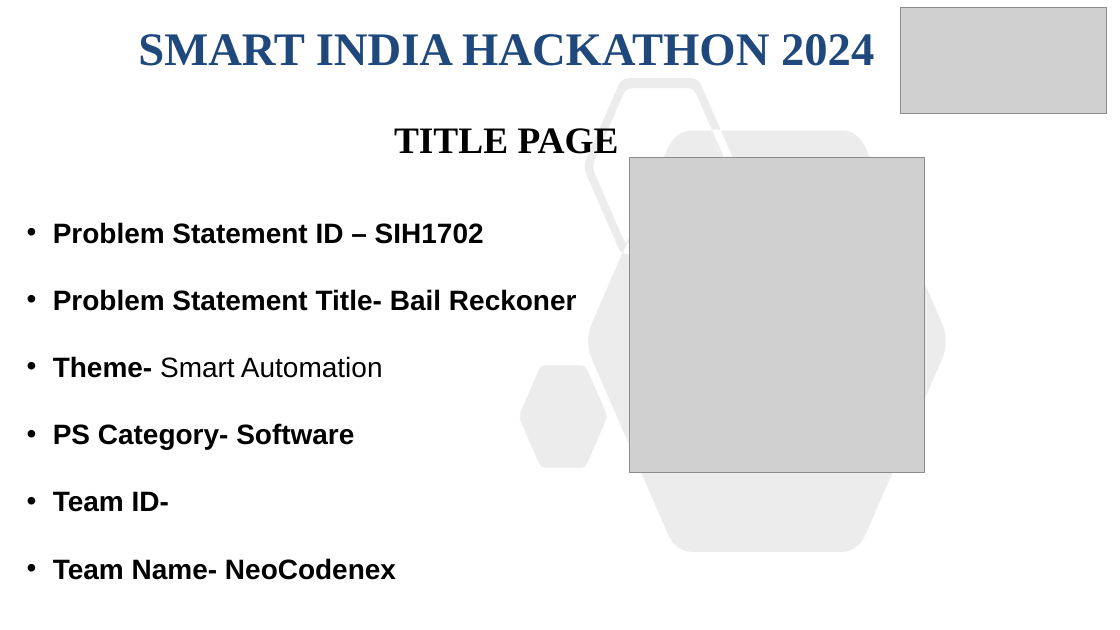
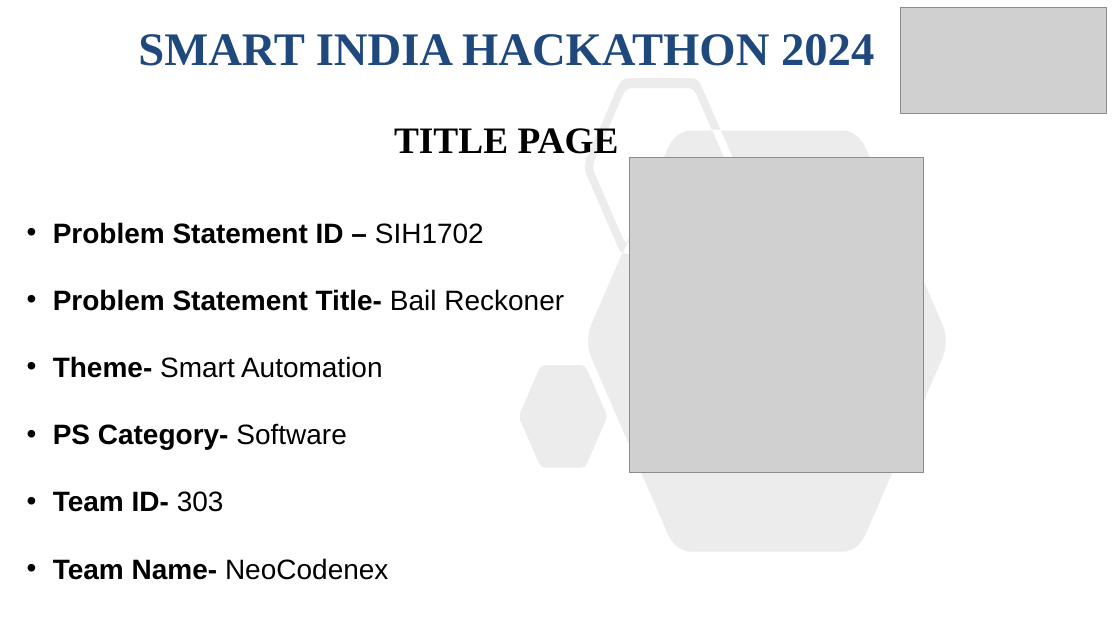
Before and after one commit to dixitk941/Bail-Racknor, a slide deck: slide 1 of bail_reckoner_project[1].pptx. Drawn at 1120x630 pixels with LibreOffice and Linux fonts; fonts in the diff are those of the drawing; grey boxes stand for pictures. Boxes give left, top, right and bottom in pixels: in the first picture for what was removed or moved away, otherwise in the second. Text is boxed around its words. In the diff, an @@ line names an element or a change of style, - is before the commit and + after.

```diff
--- a/bail_reckoner_project[1].pptx
+++ b/bail_reckoner_project[1].pptx
@@ freeform shape at <box>520,78,946,552</box>: outline redrawn @@
@@ text at <box>53,222,564,580</box>: bold off in "SIH1702", "Bail Reckoner", "Software", "NeoCodenex" @@
@@ text at <box>53,491,224,512</box>: text changed @@
-• Team ID-
+• Team ID- 303
```
Also in this commit, not shown: 5 other slides changed, 7 other files.
